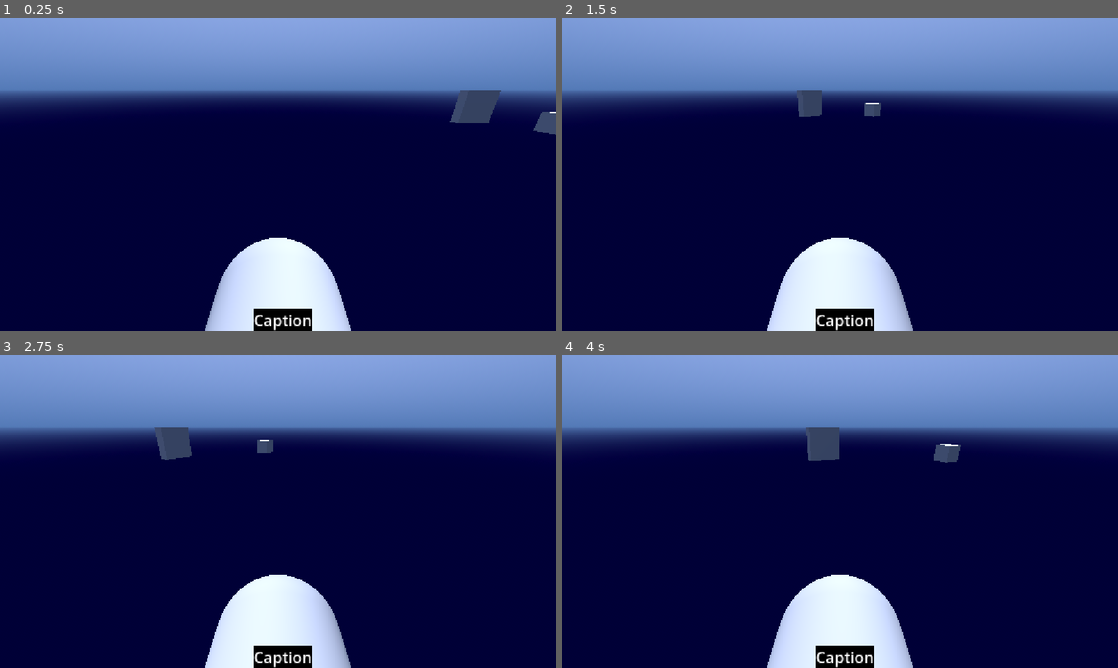
Above: before the commit, frames 1-4 (two rows, left to right).
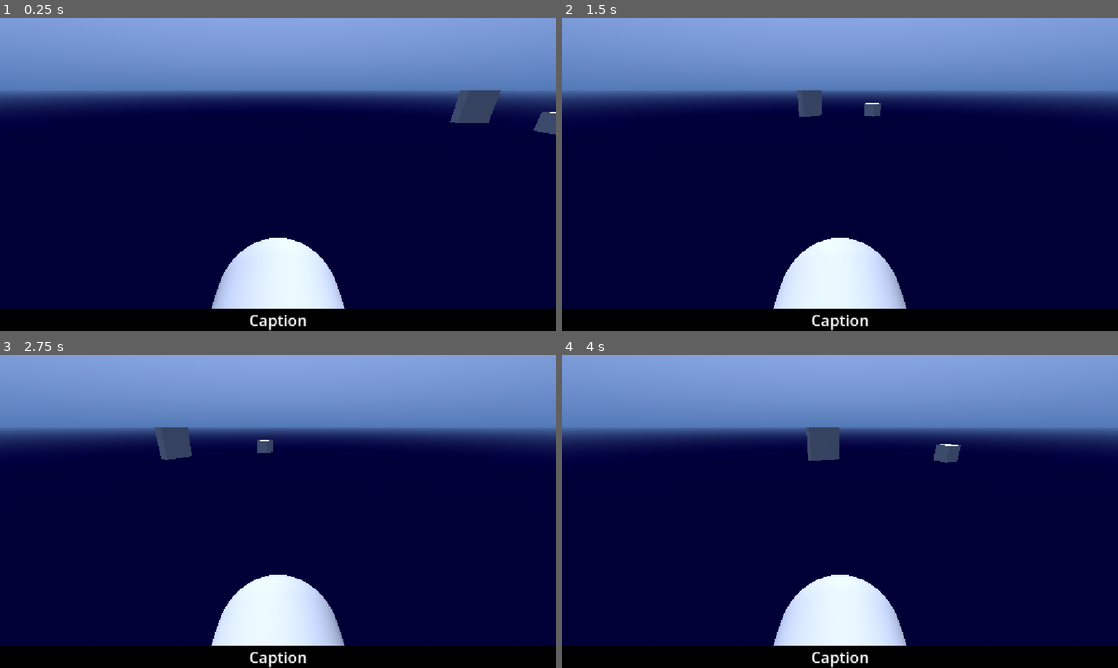
Above: after the commit, the same moments.

Repository: PeterDrake/yachtsinkers
Game: Godot game, scene res://yachtsinkers.tscn
Same seed, same stepped clock (60 frames per second), same inputs: the game is played once before the commit and once after it. Sound files missing from this copy of the repository are replaced by a short silence.
Inputs:
- Up to frame 1 (0.25 s): no input
- Up to frame 2 (1.5 s): hold Right (right) 0.53-1.28 s; tap 1 (bite) at 0.6 s; hold Left (left) from 1.28 s (still down); tap Space (space) at 1.35 s
- Up to frame 3 (2.75 s): release Left (left) at 2.03 s; hold Right (right) from 2.03 s (still down); tap 1 (bite) at 2.1 s
- Up to frame 4 (4 s): release Right (right) at 2.78 s; hold Up (forward) 2.78-3.53 s; tap Space (space) at 2.85 s; hold Left (left) from 3.53 s (still down); tap 1 (bite) at 3.6 s

The runs differ from the first frame. In frame 1, 6.6% of the frame differs, in the area x 0-100%, y 92-100%; in frame 2, 6.6%; in frame 3, 6.6%; in frame 4, 6.6%.
Error in both runs: Out of bounds get index '0' (on base: 'PackedStringArray') (res://speech.gd:3)

Commit message:
Fixed captions

Diff:
--- a/speech.gd
+++ b/speech.gd
@@ -2,7 +2,7 @@
 
 var voice_id := DisplayServer.tts_get_voices_for_language("en")[0]
 
-@onready var caption := get_node("/root/YachtSinkers/UI/Caption")
+@onready var caption := get_node("/root/YachtSinkers/Caption")
 
 func say(text: String) -> void:
 	caption.text = text
--- a/yachtsinkers.gd
+++ b/yachtsinkers.gd
@@ -1,14 +1,4 @@
 extends Node3D
 
-# Called when the node enters the scene tree for the first time.
 func _ready() -> void:
-	$UI/Caption.grab_focus()
-	get_tree().root.size_changed.connect(on_viewport_size_changed)
-	on_viewport_size_changed()
-
-# Called every frame. 'delta' is the elapsed time since the previous frame.
-func on_viewport_size_changed() -> void:
-	print(get_viewport().get_visible_rect().size.x)
-	$UI/Caption.custom_maximum_size = Vector2(get_viewport().get_visible_rect().size.x - 100, -1)
-	#$Caption.custom_maximum_size = Vector2(1000, 100)
-	pass
+	$Caption.grab_focus()
--- a/yachtsinkers.tscn
+++ b/yachtsinkers.tscn
@@ -82,27 +82,15 @@
 GLADIS: The crew of those yachts have guns!
 MARY: Oh, we can deal with that.
 GLADIS: How’s that, Mary?
-MARY: As you approach the boat, press 2 to swim under it. The wave you make will wash over the boat, stopping the gunners for a while.
-"
+MARY: As you approach the boat, press 2 to swim under it. The wave you make will wash over the boat, stopping the gunners for a while."
 
-[node name="UI" type="Control" parent="." unique_id=1789536252]
-layout_mode = 3
-anchors_preset = 0
-offset_right = 40.0
-offset_bottom = 40.0
-
-[node name="Caption" type="Label" parent="UI" unique_id=1334498009]
+[node name="Caption" type="Label" parent="." unique_id=1334498009]
 custom_minimum_size = Vector2(100, -1)
-layout_mode = 1
-anchors_preset = 7
-anchor_left = 0.5
+anchors_preset = 12
 anchor_top = 1.0
-anchor_right = 0.5
+anchor_right = 1.0
 anchor_bottom = 1.0
-offset_left = 506.0
-offset_top = 563.0
-offset_right = 606.0
-offset_bottom = 608.0
+offset_top = -45.0
 grow_horizontal = 2
 grow_vertical = 0
 size_flags_horizontal = 3
@@ -116,3 +104,4 @@
 horizontal_alignment = 1
 vertical_alignment = 1
 autowrap_mode = 2
+metadata/_edit_use_anchors_ = true
